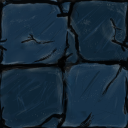
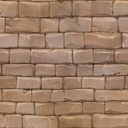
Layers edited between the first and the second 128×128 image:
removed layer "hi" (was 40%) over (x1=0, y1=0, x2=128, y2=128)
removed layer "dark" (was 88%) over (x1=0, y1=0, x2=128, y2=128)
removed layer "light" over (x1=0, y1=0, x2=128, y2=128)
removed layer "grung" (was 29%) over (x1=0, y1=0, x2=128, y2=128)
removed layer "Layer 5" over (x1=0, y1=0, x2=128, y2=128)
removed layer "Layer 3(pasted)" over (x1=0, y1=0, x2=128, y2=128)
added layer "hi dodge" (color dodge) above "dark burn" over (x1=0, y1=0, x2=128, y2=128)
added layer "dark burn" (color burn) above "crack" over (x1=0, y1=0, x2=128, y2=128)
added layer "crack" above "Layer 8" over (x1=0, y1=0, x2=128, y2=128)
added layer "Layer 8" above "483e402280675a59338c972d17f3ed52.jpg" over (x1=0, y1=0, x2=128, y2=128)
added layer "483e402280675a59338c972d17f3ed52.jpg" over (x1=0, y1=0, x2=128, y2=128)
